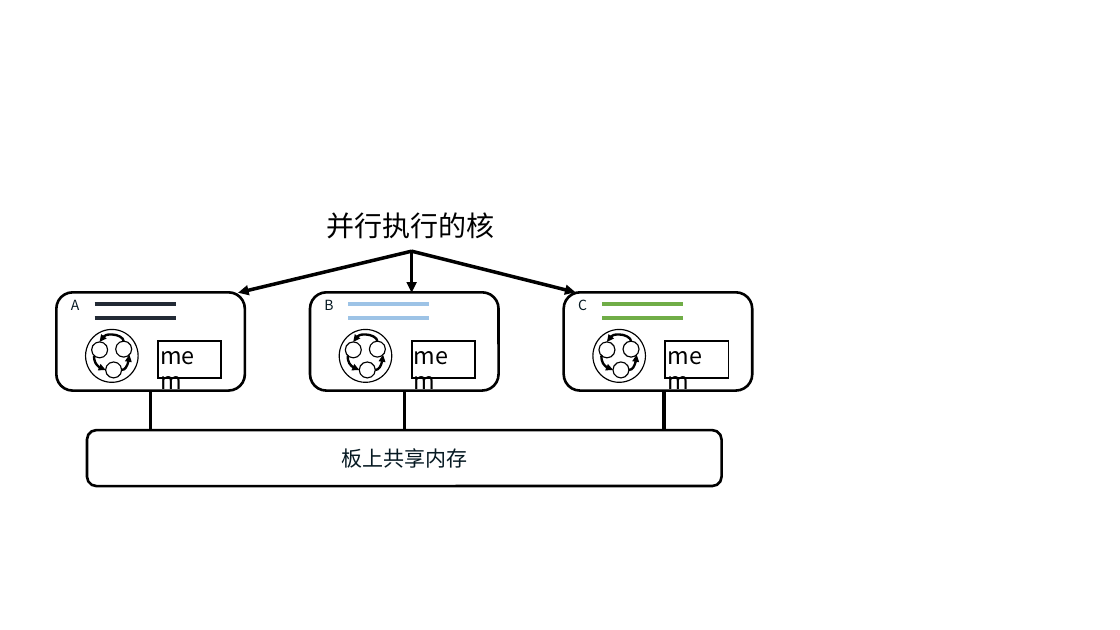
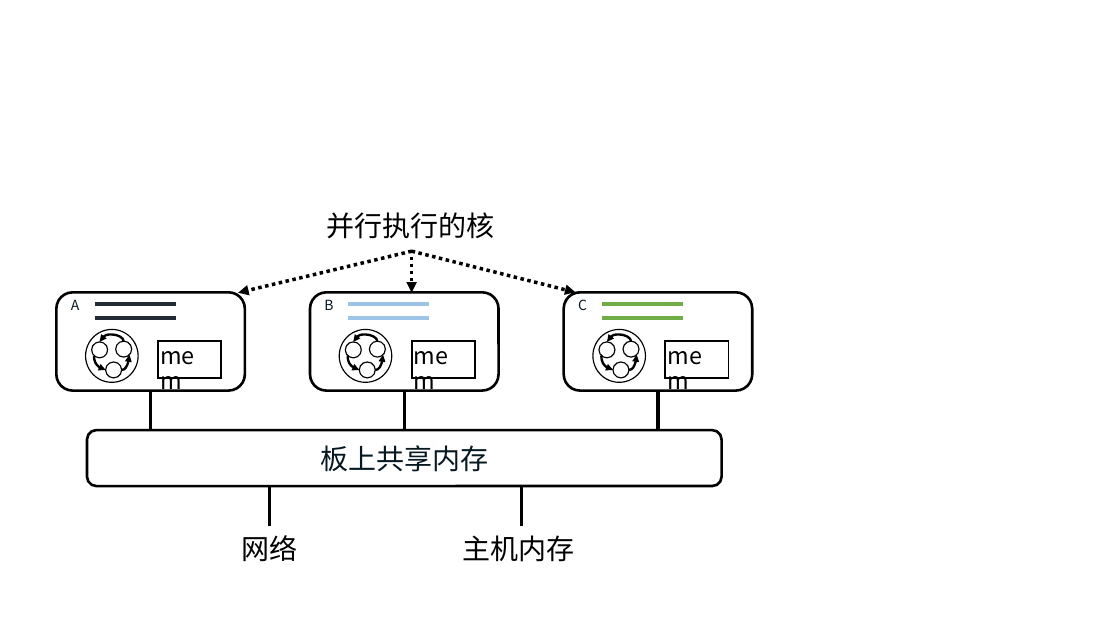
Before and after one commit to bojieli/thesis, a slide deck: slide 1 of figures/opencl.pptx. Drawn at 1120x630 pixels with LibreOffice and Linux fonts; fonts in the diff are those of the drawing. Boxes give left, top, right and bottom in pixels: in the first picture for what was removed or moved away, otherwise in the second. Text is boxed around its words. In the diff, an @@ line names an element or a change of style, - is before the commit and + after.

```diff
--- a/figures/opencl.pptx
+++ b/figures/opencl.pptx
@@ arrow (412, 251) - (239, 292): stroke #000000 3 pt to #000000 3 pt dashed @@
@@ arrow (412, 250) - (412, 292): stroke #000000 3 pt to #000000 3 pt dashed @@
@@ arrow (412, 251) - (576, 292): stroke #000000 3 pt to #000000 3 pt dashed @@
@@ line moved from (664, 392) - (664, 431) to (658, 391) - (658, 430) @@
@@ rounded rectangle "板上共享内存" at (87,430,722,486): size 18 to 24 pt @@
@@ line added from (270, 486) to (270, 526), #000000 3 pt @@
@@ line added from (522, 486) to (522, 526), #000000 3 pt @@
@@ text added at (241,535,297,562), 24 pt, text #000000 @@
+网络
@@ text added at (463,535,575,562), 24 pt, text #000000 @@
+主机内存
```
Also in this commit, not shown: 10 other files.
